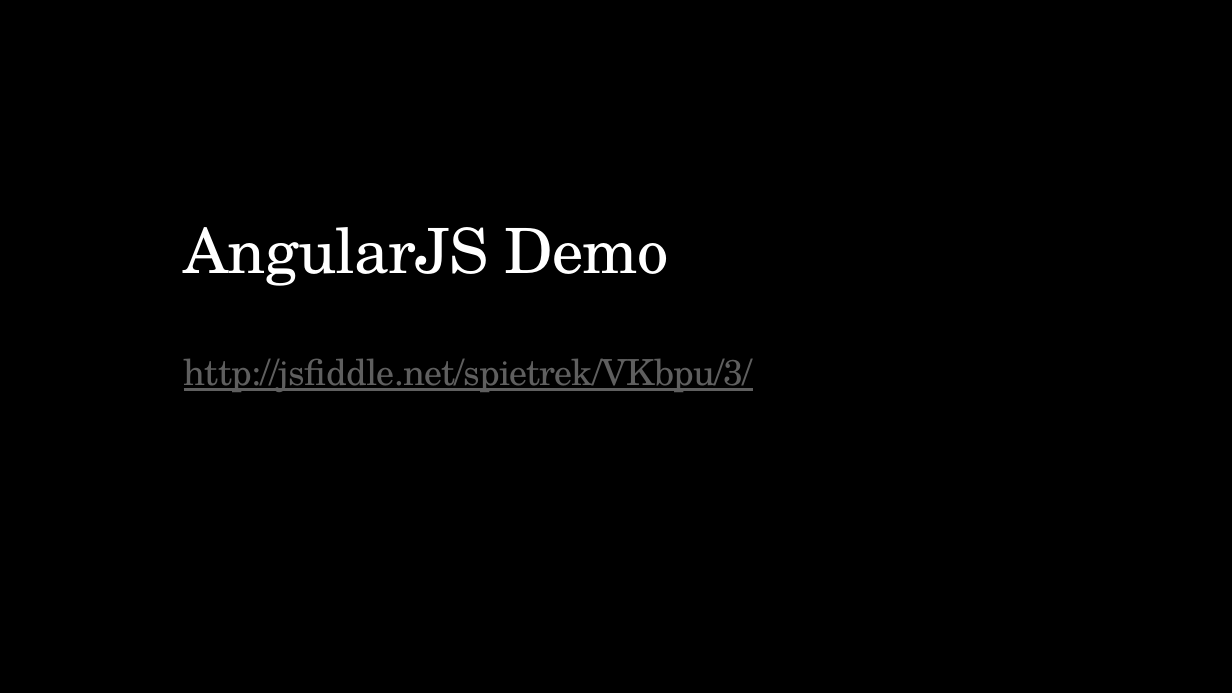
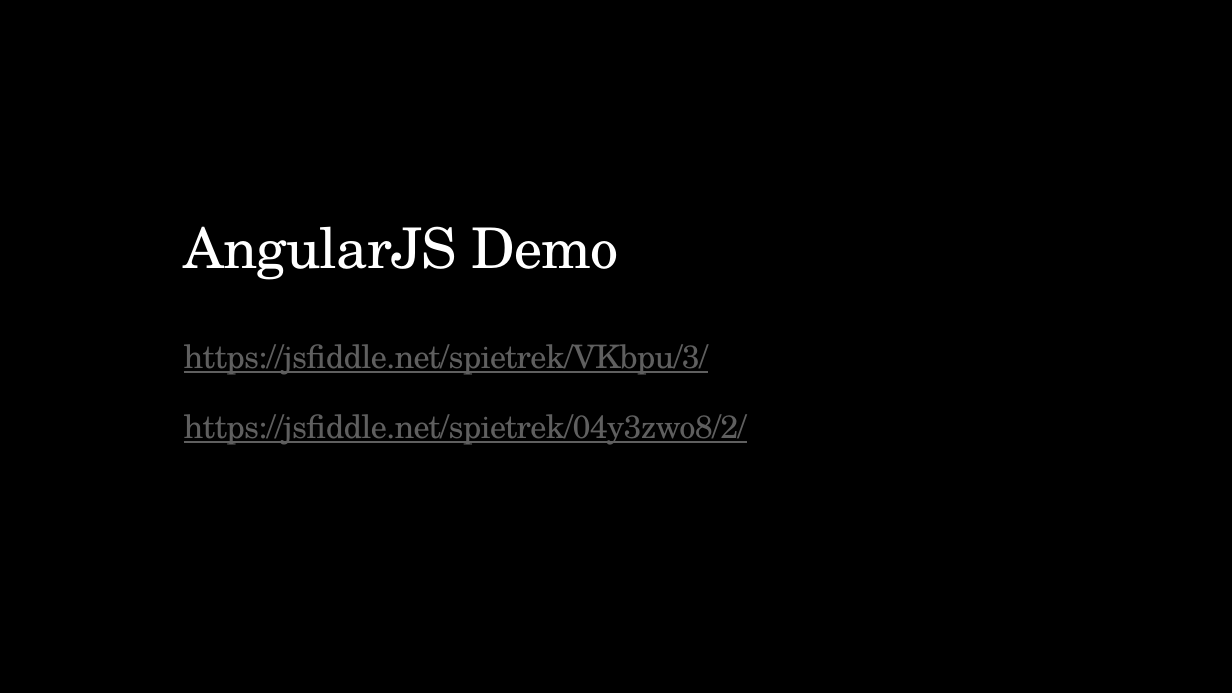
Before and after one commit to spietrek/SharePointCincy2015, a slide deck: slide 22 of Building SPAs in SharePoint Using AngularJS.pptx (slide 21 before the commit). Drawn at 1232x693 pixels with LibreOffice and Linux fonts; fonts in the diff are those of the drawing. Boxes give left, top, right and bottom in pixels: in the first picture for what was removed or moved away, otherwise in the second. Text is boxed around its words. In the diff, an @@ line names an element or a change of style, - is before the commit and + after.

Commit message:
Add additional Angular demo link.

```diff
--- a/Building SPAs in SharePoint Using AngularJS.pptx
+++ b/Building SPAs in SharePoint Using AngularJS.pptx
@@ title at <box>184,226,747,445</box>: text changed; size 28 to 25.2 pt @@
-AngularJS Demo
-http://jsfiddle.net/spietrek/VKbpu/3/
+AngularJS Demo
+https://jsfiddle.net/spietrek/VKbpu/3/
+https://jsfiddle.net/spietrek/04y3zwo8/2/
```
Also in this commit, not shown: 8 other slides changed, 2 slides added, 1 slide removed.
